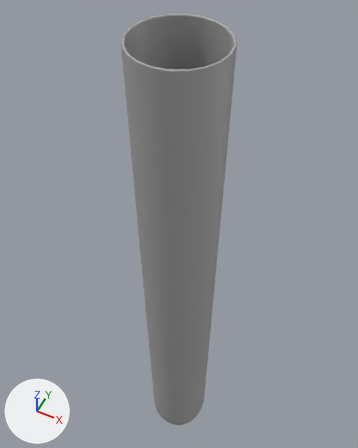
An edit to the FBX model Reaction Lab/Assets/Models/testTube10ml.fbx, drawn before and after from the same camera.
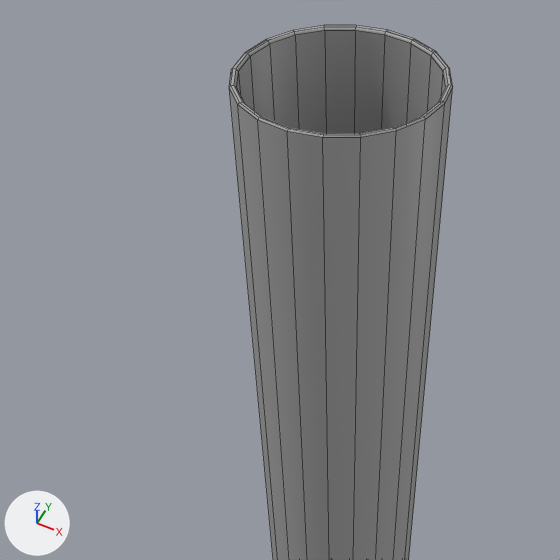
There are two pictures of each version: one whole from a 50 mm lens placed at (0.0266, -0.0532, 0.1499), pointed at (-0.0054, 0.0108, 0.07), one close up on the part from 1% to 82% of the width and 0% to 65% of the height. The lights are fixed; the arrows at lower left show +X, +Y and +Z. The close-ups show mesh edges as thin lines. Where no turn or scale is listed for an object, it has been applied to the vertices.

Names of what the first close-up shows: 'testTube10ml'.
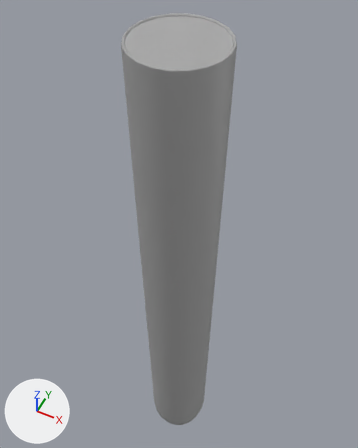
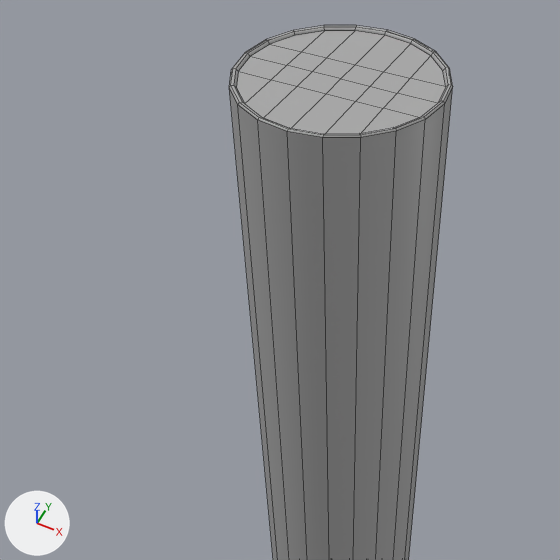
The change, as a list of edits to the scene's bpy script:
```text
Add me_mesh_001:
    me_mesh_001.from_pydata(...)  # 110 vertices, 108 faces; spans x -0.0069..0.0069, y -0.0069..0.0069, z 0.0005..0.1183
    me_mesh_001.materials.append(mat_standardsurface1)  # grey #aaaaaa
Add ob_testtube10mlliquid:
    ob_testtube10mlliquid = bpy.data.objects.new('testTube10mlLiquid', me_mesh_001)
    ob_testtube10mlliquid.location = (0.0, 0.0, 0.0)
```

Location of each change, [x1, y1, x2, y2] in pixels of the close-ups (560 x 560 px):
'testTube10mlLiquid', added: after [236, 31, 445, 134]
